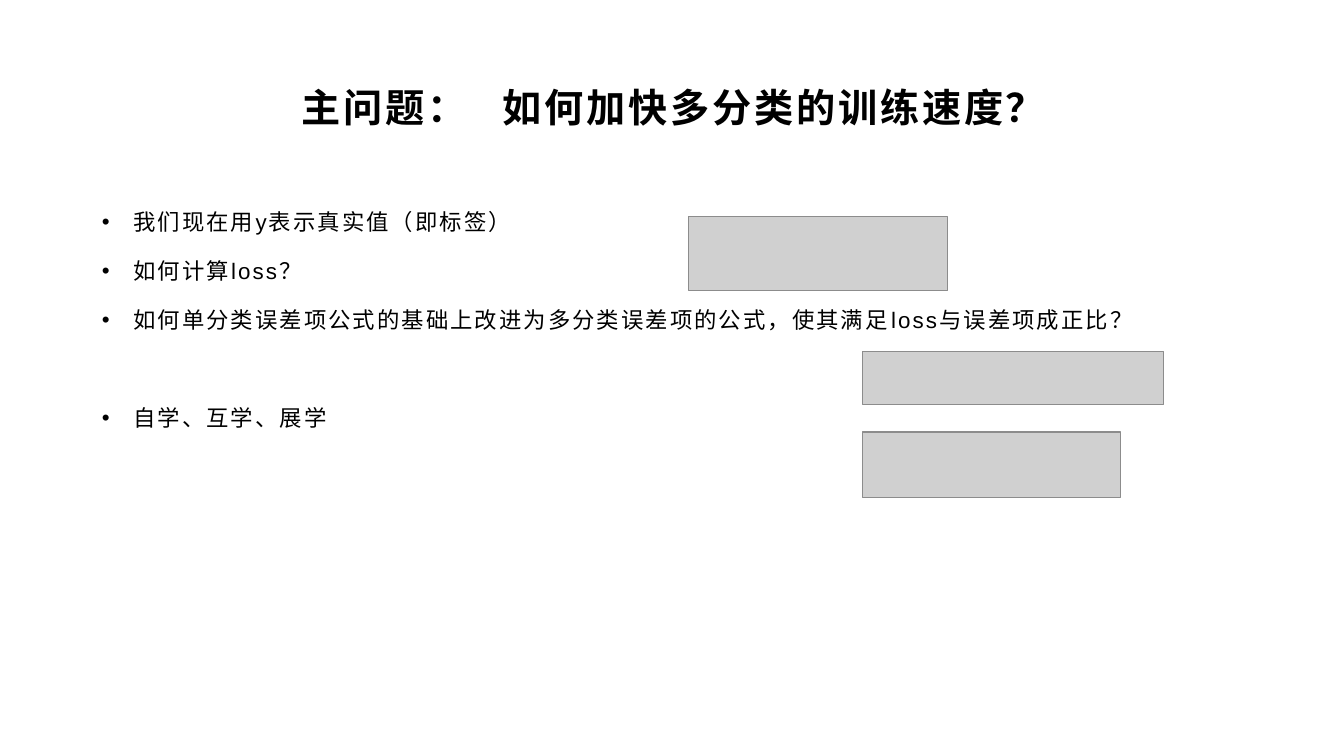
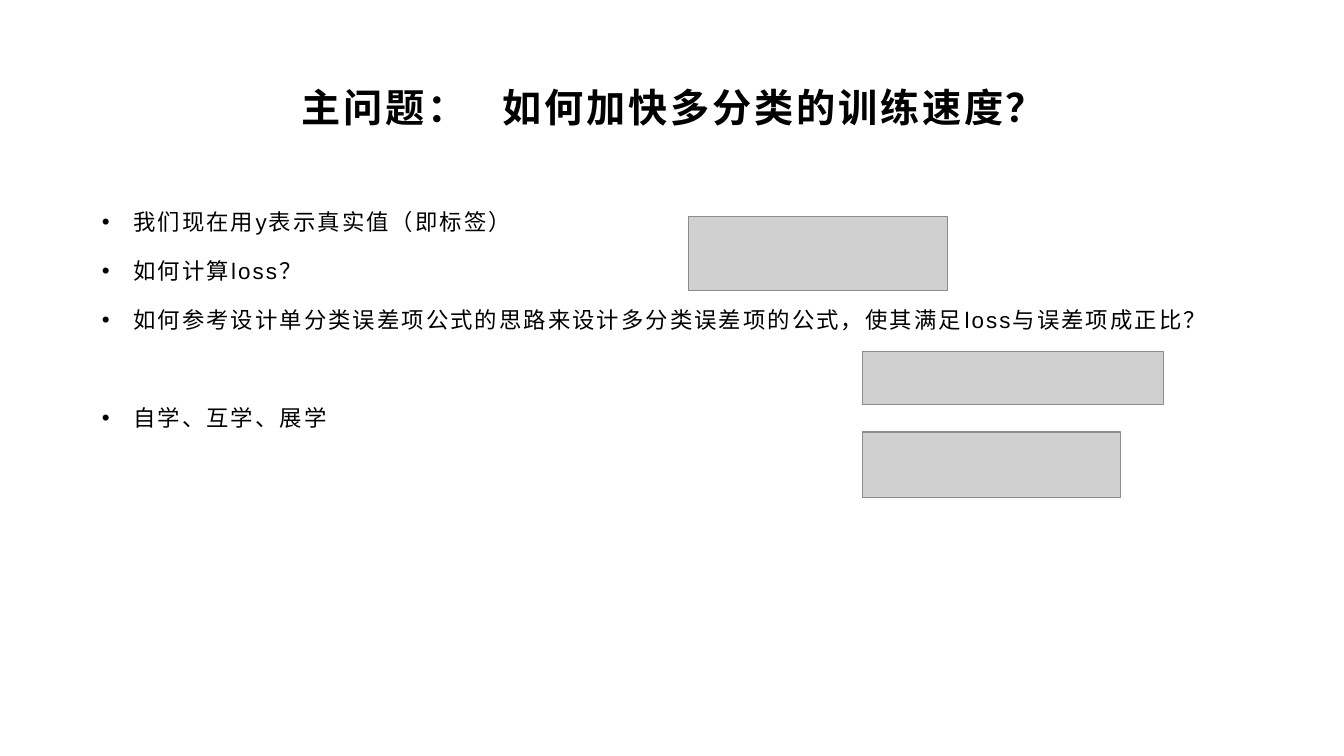
Before and after one commit to yyc-git/DeepLearningEdu, a slide deck: slide 16 of lessons/6_softmax/ppt/使用交叉熵损失函数和Softmax激活函数.pptx. Drawn at 1344x756 pixels with LibreOffice and Linux fonts; fonts in the diff are those of the drawing; grey boxes stand for pictures; background and template pictures are left out. Boxes give left, top, right and bottom in pixels: in the first picture for what was removed or moved away, otherwise in the second. Text is boxed around its words. In the diff, an @@ line names an element or a change of style, - is before the commit and + after.

```diff
--- a/lessons/6_softmax/ppt/使用交叉熵损失函数和Softmax激活函数.pptx
+++ b/lessons/6_softmax/ppt/使用交叉熵损失函数和Softmax激活函数.pptx
@@ text at (133, 309, 1206, 331): text changed @@
-• 如何单分类误差项公式的基础上改进为多分类误差项的公式，使其满足loss与误差项成正比？
+• 如何参考设计单分类误差项公式的思路来设计多分类误差项的公式，使其满足loss与误差项成正比？
```
Also in this commit, not shown: 3 other slides changed.
